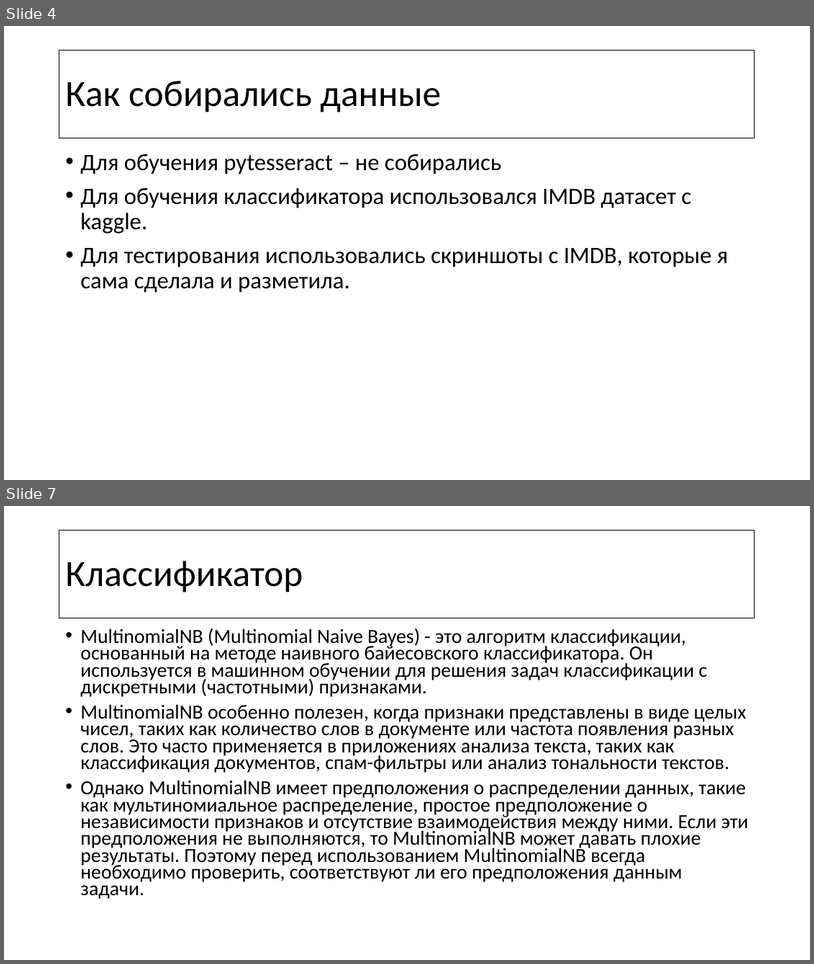
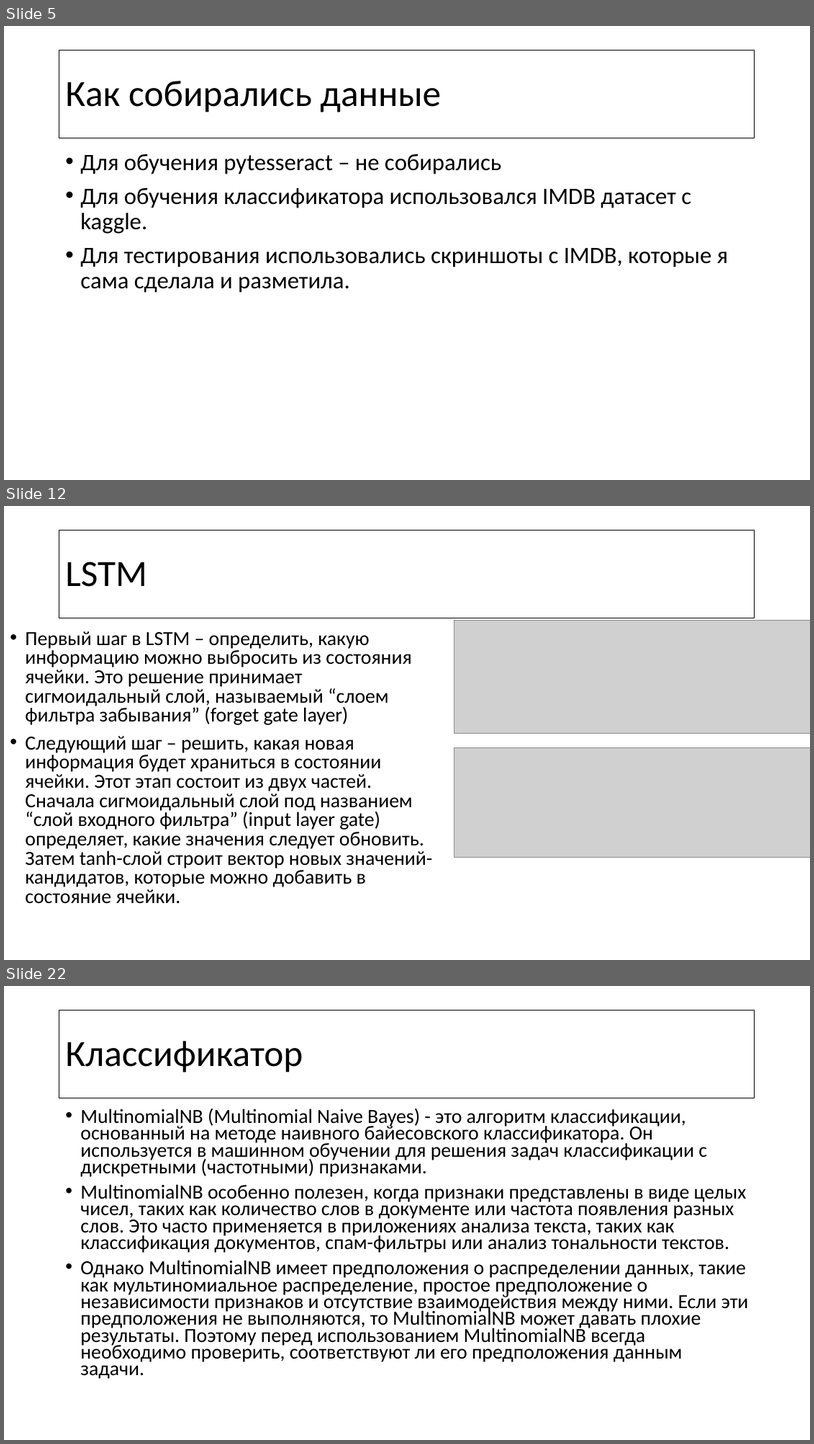
Before and after one commit to riapush/Image-to-text-and-recognition-project, a slide deck: Machine learning course.pptx. Shown one above the other, each under a label of ours: slides 4 and 7 before the commit, slides 5, 12 and 22 after it; the slides between them are not shown. The pictures are 814x964 and 814x1444 pixels, drawn with LibreOffice and Linux fonts; fonts in the diff are those of the drawing; grey boxes stand for pictures. Boxes give left, top, right and bottom in pixels: in the first picture for what was removed or moved away, otherwise in the second. Text is boxed around its words. In the diff, an @@ line names an element or a change of style, - is before the commit and + after.

```diff
--- a/Machine learning course.pptx
+++ b/Machine learning course.pptx
@@ slide 12 added at <box>4,506,810,960</box>, background #FFFFFF @@
@@ title added at <box>59,530,756,618</box>, outline #000000 0.75 pt, 44 pt, text #000000 @@
+LSTM
@@ text added at <box>25,631,432,903</box>, 23.8 pt, text #000000 @@
+• Первый шаг в LSTM – определить, какую информацию можно выбросить из состояния ячейки. Это решение принимает сигмоидальный слой, называемый “слоем фильтра забывания” (forget gate layer)
+• Следующий шаг – решить, какая новая информация будет храниться в состоянии ячейки. Этот этап состоит из двух частей. Сначала сигмоидальный слой под названием “слой входного фильтра” (input layer gate) определяет, какие значения следует обновить. Затем tanh-слой строит вектор новых значений-кандидатов, которые можно добавить в состояние ячейки.
@@ picture added at <box>455,620,810,733</box> @@
@@ picture added at <box>455,747,810,857</box> @@
@@ what was slide 4 is now slide 5 @@
@@ what was slide 7 is now slide 22 @@
```
Also in this commit, not shown: 1 slide changed, 15 other slides added, 1 other file.
